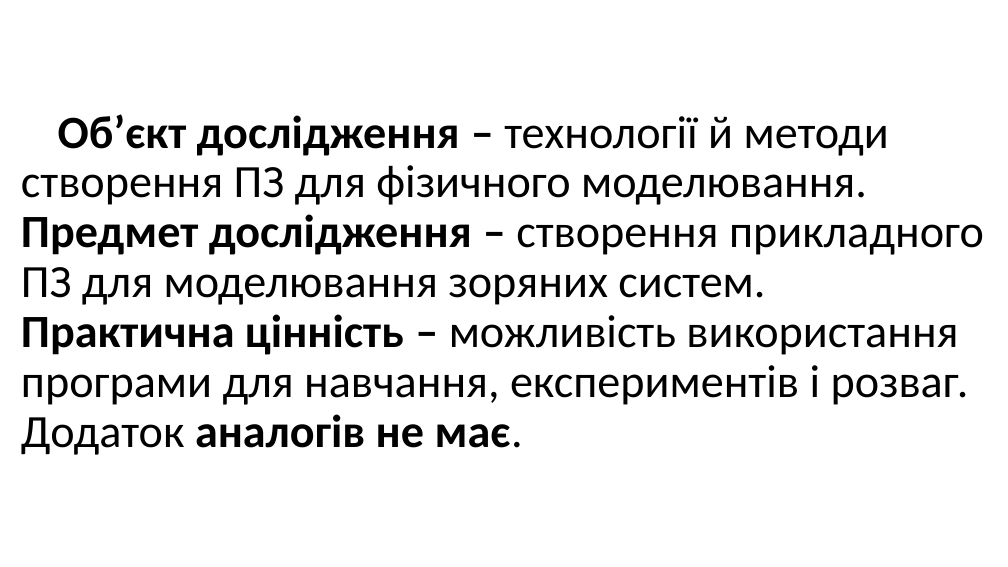
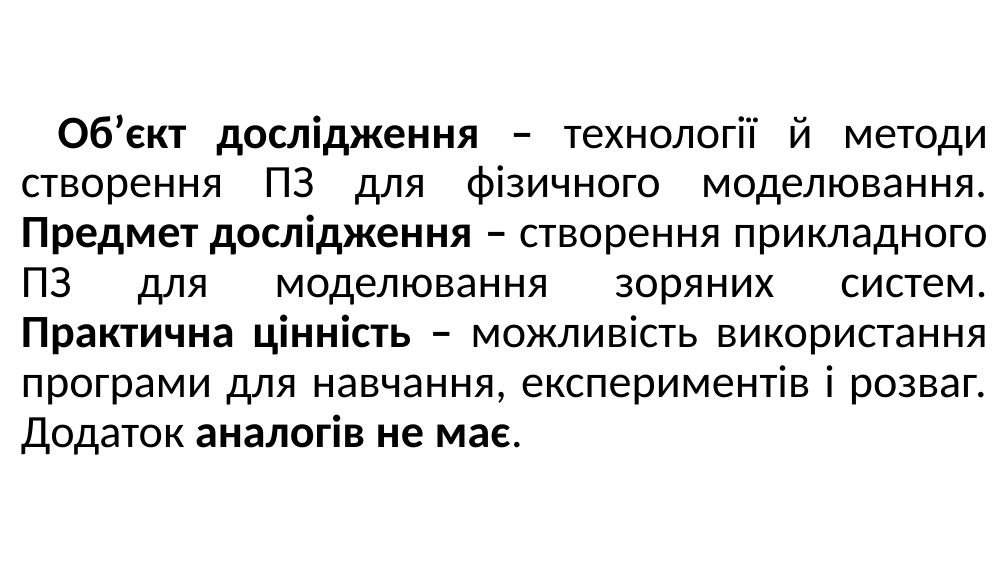
Before and after one commit to maldenol/spacepioneers, a slide deck: slide 3 of МАНУ2020.pptx. Drawn at 1008x567 pixels with LibreOffice and Linux fonts; fonts in the diff are those of the drawing; background and template pictures are left out. Boxes give left, top, right and bottom in pixels: in the first picture for what was removed or moved away, otherwise in the second. Text is boxed around its words. In the diff, an @@ line names an element or a change of style, - is before the commit and + after.

```diff
--- a/МАНУ2020.pptx
+++ b/МАНУ2020.pptx
@@ title "Об’єкт дослідження – технології й ..." at <box>21,114,988,455</box>: alignment left to justified @@
```
Also in this commit, not shown: 10 other slides changed, 2 slides added, 1 slide removed, 1 other file.
